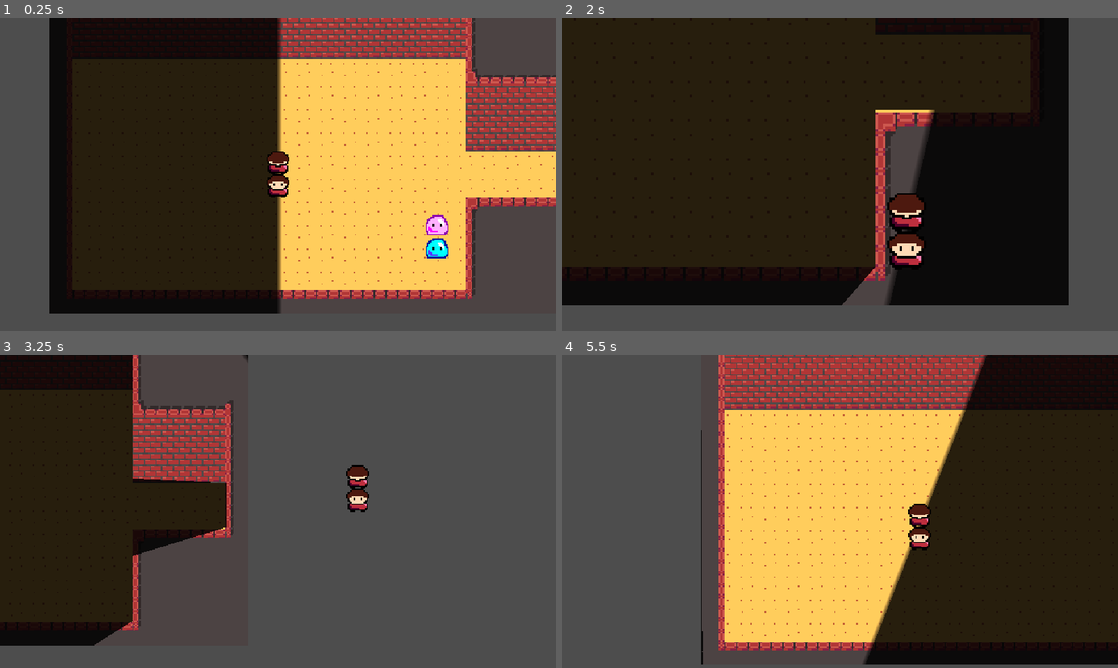
Above: before the commit, frames 1-4 (two rows, left to right).
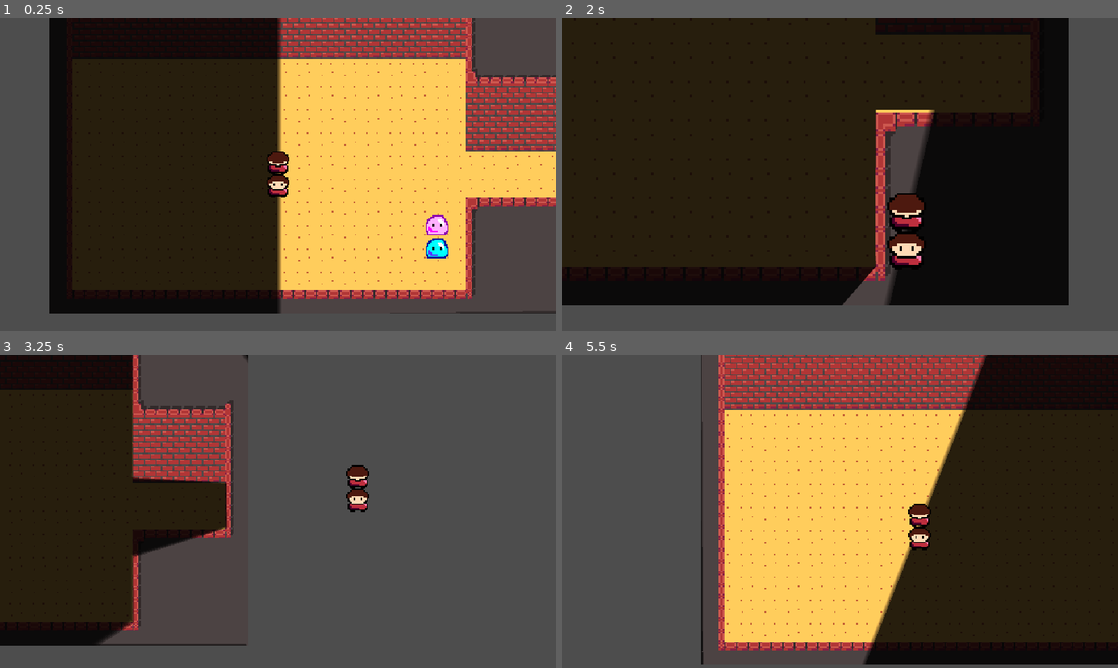
Above: after the commit, the same moments.

Repository: ygda-org/brackeys-26.2
Game: Godot game, scene res://main/main.tscn
The game is run twice, just before and just after one commit, with the same random seed, the same clock (stepped at 60 frames per second) and the same inputs. Sound files missing from this copy of the repository are replaced by a short silence.
Inputs (mouse positions are in pixels of both pictures, inside the frame that each line leads up to):
- Up to frame 1 (0.25 s): no input
- Up to frame 2 (2 s): tap Enter at 0.5 s; move the mouse to (962, 158) at 0.52 s; hold D (right) 0.53-1.28 s; click (962, 158) at 0.6 s; move the mouse to (728, 190) at 1.27 s; hold S (down) from 1.28 s (still down); click (728, 190) at 1.35 s
- Up to frame 3 (3.25 s): move the mouse to (333, 442) at 2.02 s; release S (down) at 2.03 s; hold D (right) 2.03-2.78 s; click (333, 442) at 2.1 s; move the mouse to (250, 574) at 2.77 s; hold W (up) from 2.78 s (still down); click (250, 574) at 2.85 s
- Up to frame 4 (5.5 s): move the mouse to (1006, 558) at 3.52 s; release W (up) at 3.53 s; hold A (left) 3.53-5.03 s; click (1006, 558) at 3.6 s; move the mouse to (673, 464) at 4.27 s; click (673, 464) at 4.35 s; move the mouse to (867, 511) at 5.02 s; hold S (down) from 5.03 s (still down); click (867, 511) at 5.1 s

The runs differ from the first frame. In frame 1, less than 0.1% of the frame differs, in the area x 82-100%, y 94-95%; in frame 2, less than 0.1%; in frame 3, 0.4%, in the area x 17-45%, y 0-93%; in frame 4, 0.1%.

Commit message:
fqwgwrherhw

Diff:
--- /dev/null
+++ b/employees/tasks/employee_task.gd
@@ -0,0 +1,5 @@
+extends Marker2D
+
+# idk I gotta figure out like waht information to store later
+
+@export var task: String
--- /dev/null
+++ b/employees/tasks/employee_task.tscn
@@ -0,0 +1,6 @@
+[gd_scene format=3 uid="uid://cjv347w3ty213"]
+
+[ext_resource type="Script" uid="uid://kgiy44665ay2" path="res://employees/tasks/employee_task.gd" id="1_bj23s"]
+
+[node name="EmployeeTask" type="Marker2D" unique_id=2065829293]
+script = ExtResource("1_bj23s")
--- a/player/player.tscn
+++ b/player/player.tscn
@@ -50,6 +50,7 @@
 [node name="ConeLight" type="PointLight2D" parent="VisionArm" unique_id=773722785]
 scale = Vector2(5.46875, 6.8281245)
 shadow_enabled = true
+shadow_filter = 1
 texture = SubResource("GradientTexture2D_g1dw6")
 offset = Vector2(32, 0)
 
Not shown, added: employees/tasks/employee_task.gd.uid
